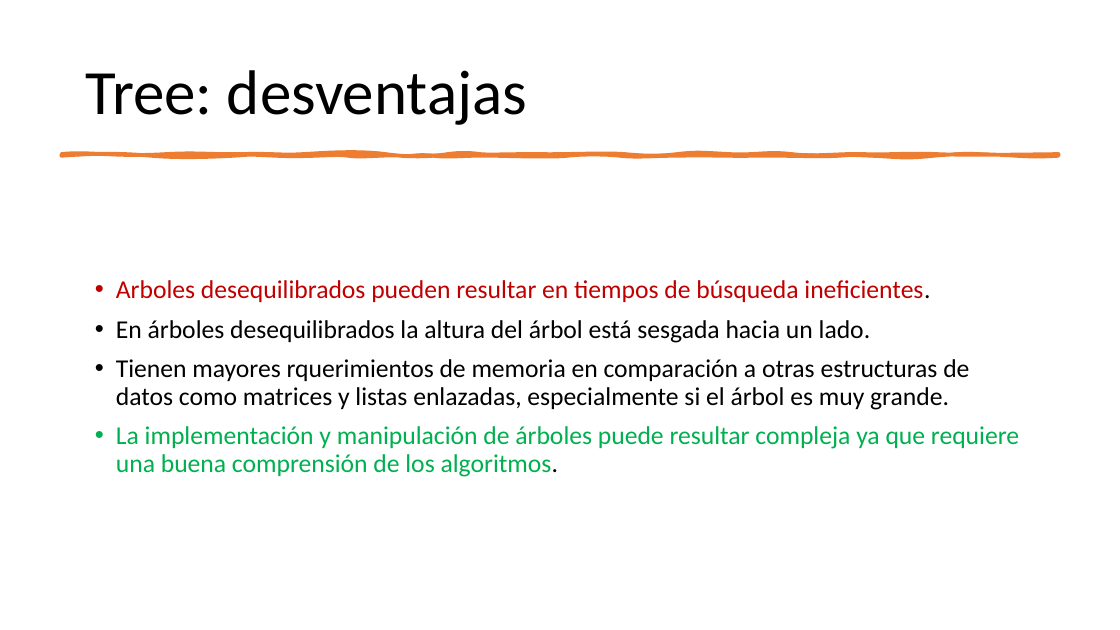
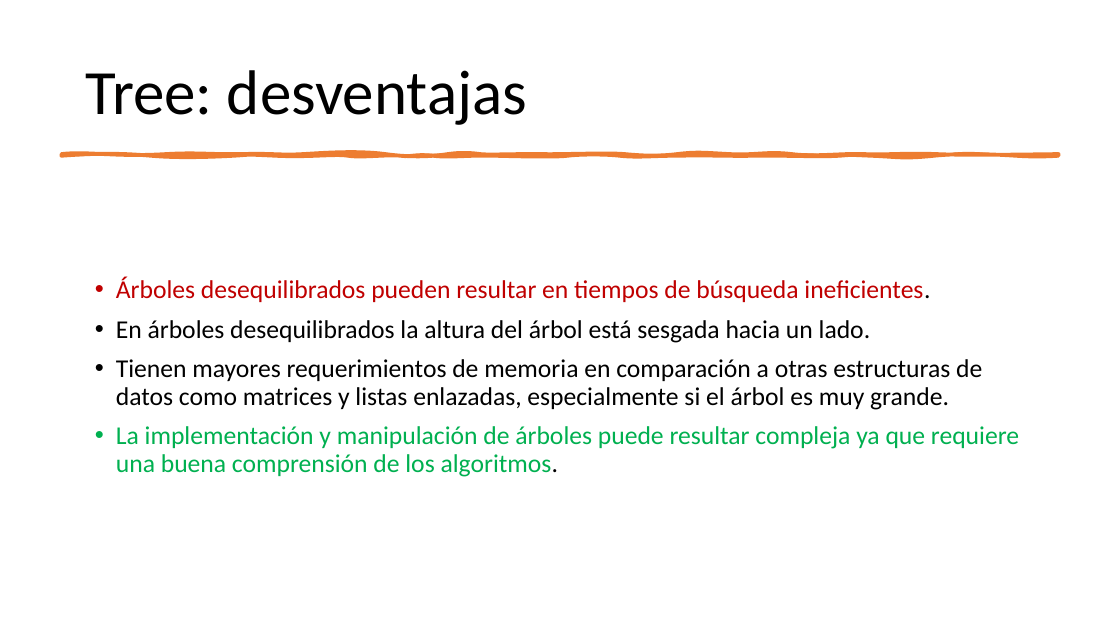
Before and after one commit to ppa-docencia-u/usm-est-datos, a slide deck: slide 76 of presentacion/Estructuras de datos-1.pptx (slide 77 before the commit). Drawn at 1120x630 pixels with LibreOffice and Linux fonts; fonts in the diff are those of the drawing. Boxes give left, top, right and bottom in pixels: in the first picture for what was removed or moved away, otherwise in the second. Text is boxed around its words. In the diff, an @@ line names an element or a change of style, - is before the commit and + after.

Commit message:
Arboles y presentacion

```diff
--- a/presentacion/Estructuras de datos-1.pptx
+++ b/presentacion/Estructuras de datos-1.pptx
@@ text at <box>116,277,930,302</box>: text changed @@
-• Arboles desequilibrados pueden resultar en tiempos de búsqueda ineficientes.
+• Árboles desequilibrados pueden resultar en tiempos de búsqueda ineficientes.
@@ text at <box>116,359,982,410</box>: text changed @@
-• Tienen mayores rquerimientos de memoria en comparación a otras estructuras de datos como matrices y listas enlazadas, especialmente si el árbol es muy grande.
+• Tienen mayores requerimientos de memoria en comparación a otras estructuras de datos como matrices y listas enlazadas, especialmente si el árbol es muy grande.
```
Also in this commit, not shown: 5 other slides changed, 9 slides added, 1 slide removed, 5 other files.
